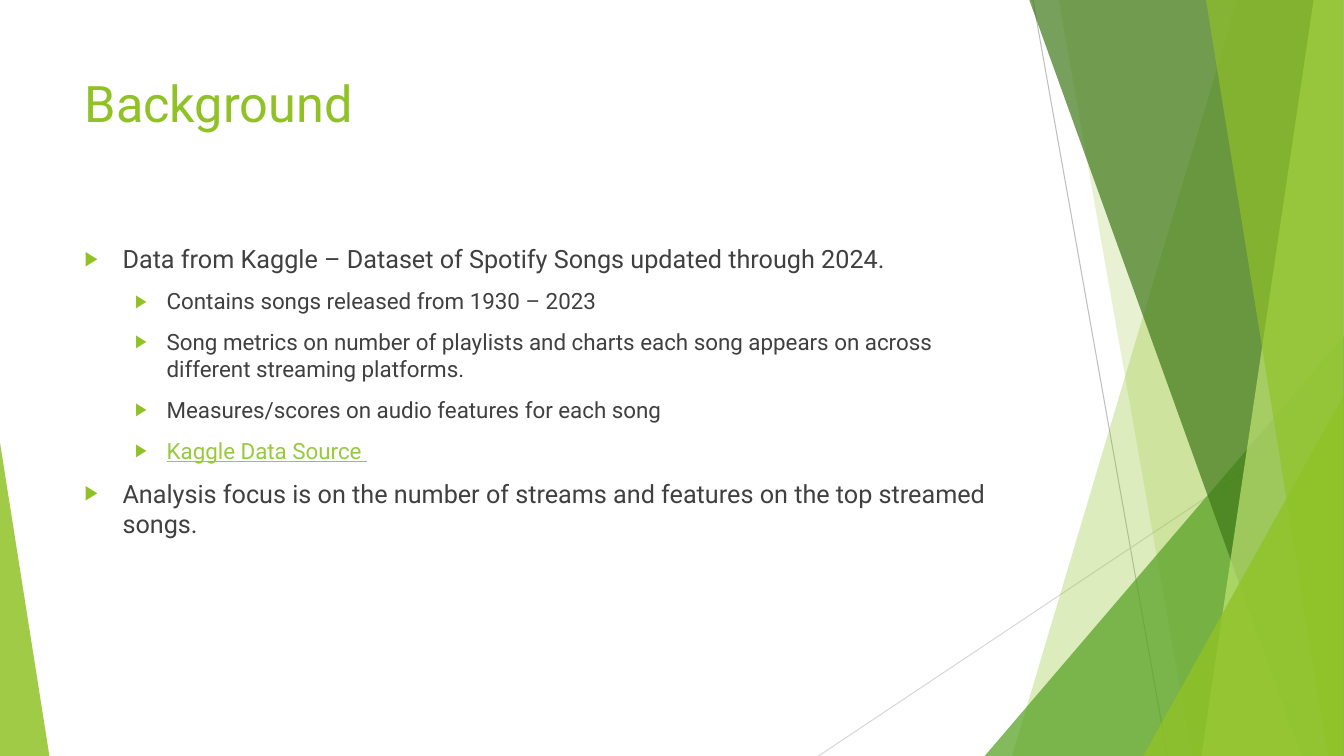
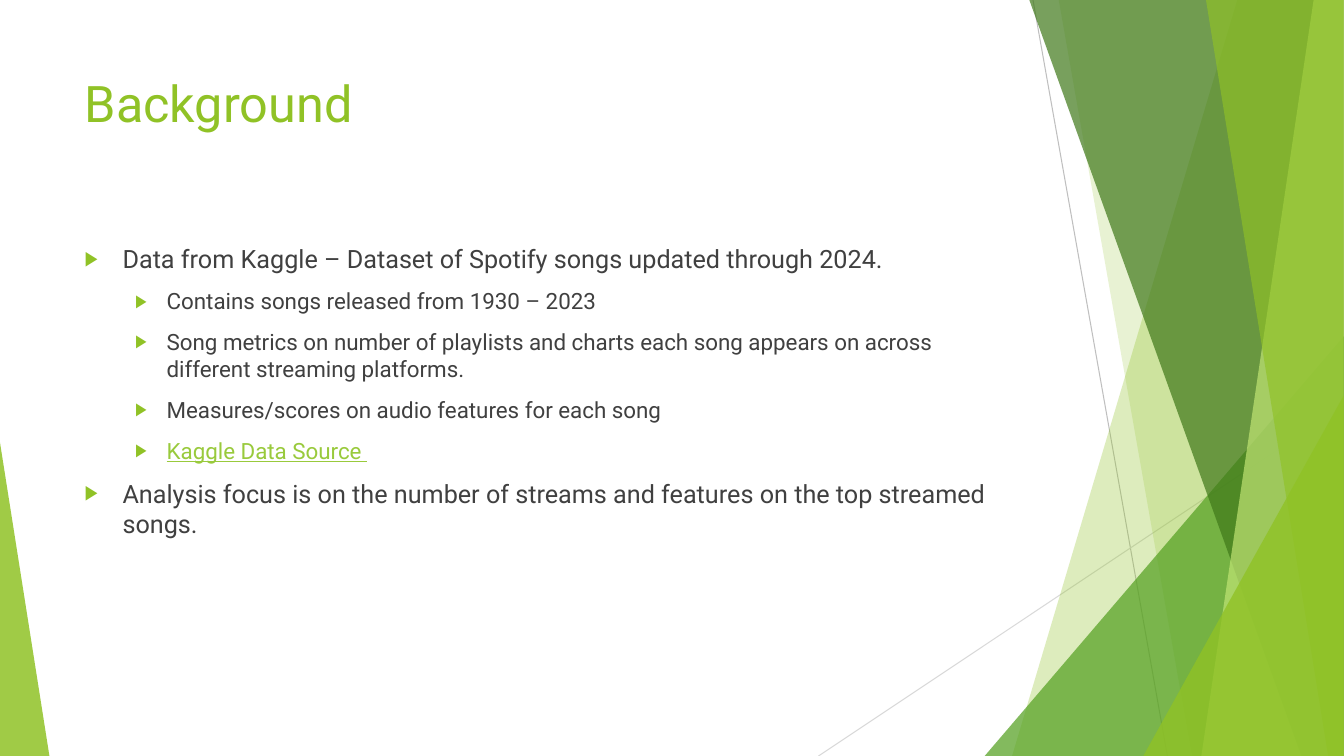
Before and after one commit to ryoka23/R-Project, a slide deck: slide 2 of Spotify Data Presentation.pptx. Drawn at 1344x756 pixels with LibreOffice and Linux fonts; fonts in the diff are those of the drawing. Boxes give left, top, right and bottom in pixels: in the first picture for what was removed or moved away, otherwise in the second. Text is boxed around its words. In the diff, an @@ line names an element or a change of style, - is before the commit and + after.

```diff
--- a/Spotify Data Presentation.pptx
+++ b/Spotify Data Presentation.pptx
@@ text at (123, 249, 882, 274): text changed @@
-▶ Data from Kaggle – Dataset of Spotify Songs updated through 2024.
+▶ Data from Kaggle – Dataset of Spotify songs updated through 2024.
```
Also in this commit, not shown: 2 other slides changed, 6 slides added, 1 slide removed, 3 other files.
